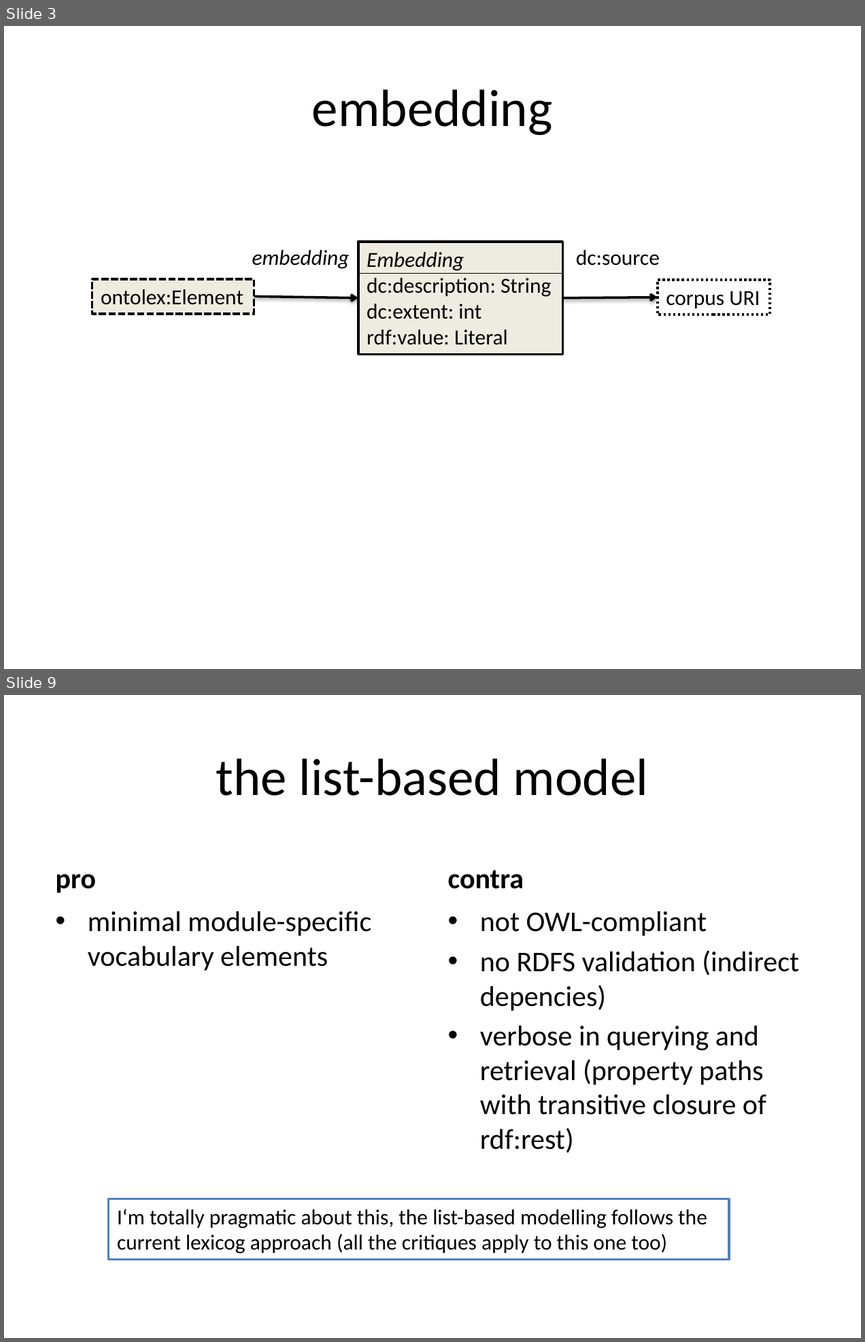
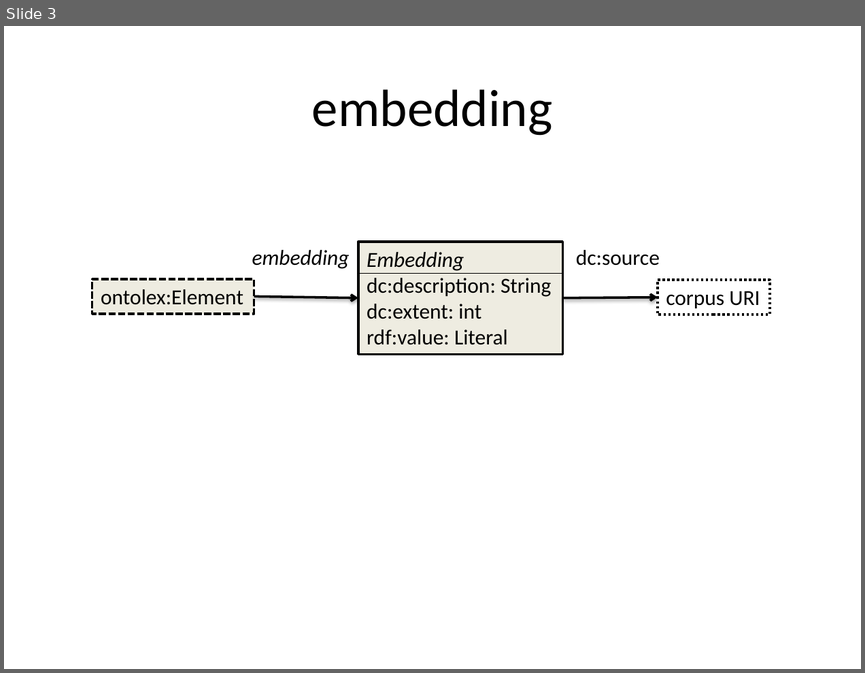
Before and after one commit to ontolex/frequency-attestation-corpus-information, a slide deck: img/source.pptx. Shown one above the other, each under a label of ours: slides 3 and 9 before the commit, slide 3 after it; the slides between them are not shown. The pictures are 865x1342 and 865x673 pixels, drawn with LibreOffice and Linux fonts; fonts in the diff are those of the drawing. Boxes give left, top, right and bottom in pixels: in the first picture for what was removed or moved away, otherwise in the second. Text is boxed around its words. In the diff, an @@ line names an element or a change of style, - is before the commit and + after.

```diff
--- a/img/source.pptx
+++ b/img/source.pptx
@@ slide 9 removed at (4, 695, 861, 1338), background #FFFFFF @@
@@ title removed at (216, 758, 648, 796) @@
-the list-based model
@@ text removed at (56, 874, 96, 893) @@
-pro
@@ text removed at (448, 870, 524, 889) @@
-contra
@@ text removed at (88, 911, 371, 970) @@
-• minimal module-specific vocabulary elements
@@ text removed at (480, 911, 799, 1153) @@
-• not OWL-compliant
-• no RDFS validation (indirect depencies)
-• verbose in querying and retrieval (property paths with transitive closure of rdf:rest)
@@ rectangle removed at (109, 1199, 729, 1259) @@
-I‘m totally pragmatic about this, the list-based modelling follows the
-current lexicog approach (all the critiques apply to this one too)
```
Also in this commit, not shown: 1 slide changed, 6 other slides removed, 1 other file.
